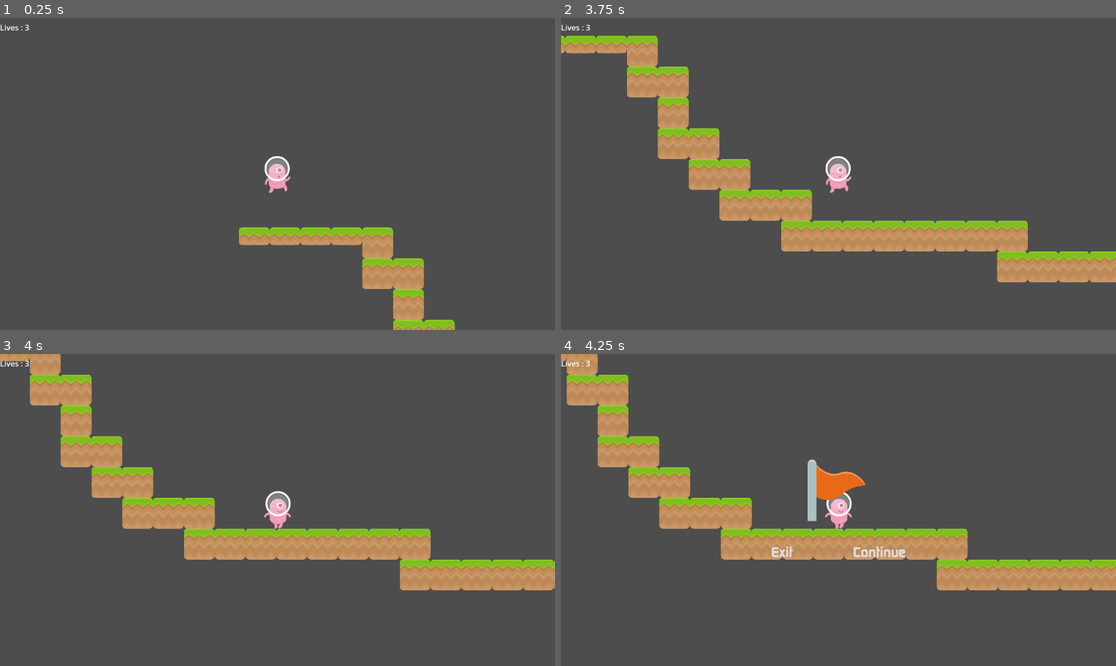
Above: before the commit, frames 1-4 (two rows, left to right).
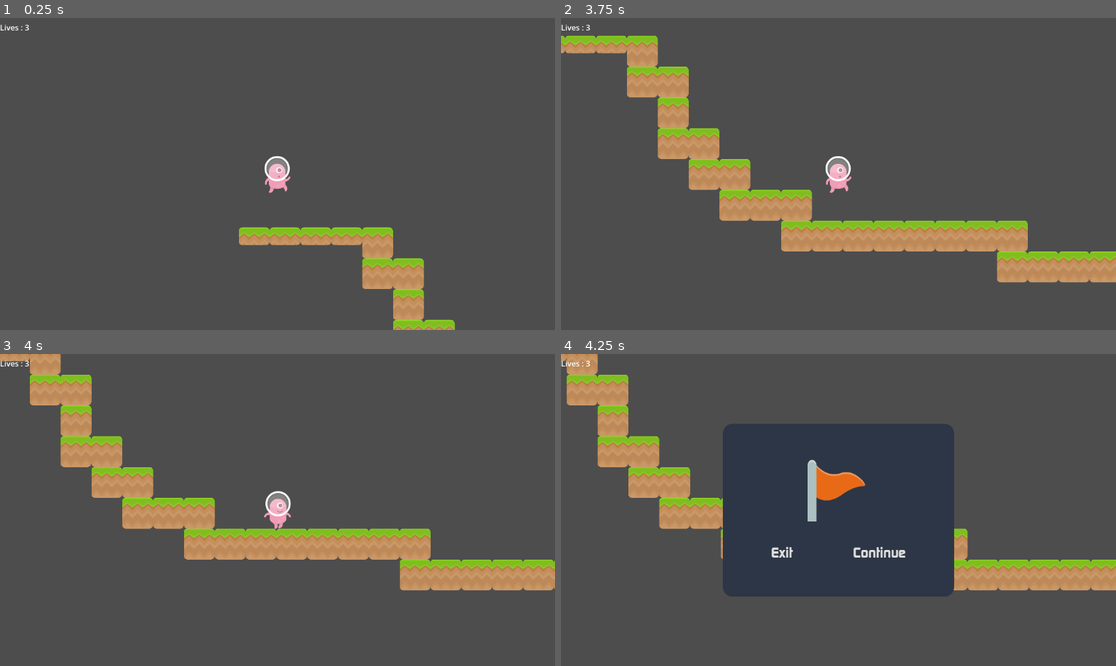
Above: after the commit, the same moments.

Repository: naylafn/tutorial6-gamedev
Game: Godot game, scene res://scenes/Level 1.tscn
Two runs of this game, one before a commit and one after it. Both use one fixed random seed, a clock stepped at 60 frames per second and the inputs below. This scene is started directly instead of the project's main scene.
Inputs:
- Up to frame 1 (0.25 s): no input
- Up to frame 2 (3.75 s): hold Right (right) 0.53-2.03 s; tap Space (jump) at 0.77, 1.52, 3.02 s; hold Left (left) 2.03-2.78 s; tap Enter at 2.75 s; hold Right (right) from 2.78 s (still down)
- Up to frame 3 (4 s): keep holding Right (right); tap Space (jump) at 3.77 s
- Up to frame 4 (4.25 s): keep holding Right (right); tap Escape (pause) at 4.15 s

Frames 1-3 are identical in both runs. In frame 4, 22% of the frame differs, in the area x 29-71%, y 22-78%.

Commit message:
Latihan Mandiri: use PanelContainer for pause menu

Diff:
--- a/scenes/Pause.tscn
+++ b/scenes/Pause.tscn
@@ -4,28 +4,54 @@
 [ext_resource type="FontFile" uid="uid://cp20ih21w1lg6" path="res://assets/Fonts/continuum bold.ttf" id="2_hdb6x"]
 [ext_resource type="Script" uid="uid://dlqwihkp7qvn2" path="res://scenes/LinkButton.gd" id="3_uc2tp"]
 
+[sub_resource type="StyleBoxFlat" id="StyleBoxFlat_8v81o"]
+bg_color = Color(0.1764706, 0.21176471, 0.27450982, 1)
+corner_radius_top_left = 20
+corner_radius_top_right = 20
+corner_radius_bottom_right = 20
+corner_radius_bottom_left = 20
+expand_margin_left = 100.0
+expand_margin_top = 75.0
+expand_margin_right = 100.0
+expand_margin_bottom = 75.0
+
 [node name="Pause" type="CanvasLayer" unique_id=457456954]
 process_mode = 3
 
-[node name="VBoxContainer" type="VBoxContainer" parent="." unique_id=765684117]
-offset_right = 1152.0
-offset_bottom = 648.0
+[node name="PanelContainer" type="PanelContainer" parent="." unique_id=1228522456]
+anchors_preset = 8
+anchor_left = 0.5
+anchor_top = 0.5
+anchor_right = 0.5
+anchor_bottom = 0.5
+offset_left = -140.0
+offset_top = -104.5
+offset_right = 140.0
+offset_bottom = 104.5
+grow_horizontal = 2
+grow_vertical = 2
+theme_override_styles/panel = SubResource("StyleBoxFlat_8v81o")
+
+[node name="VBoxContainer" type="VBoxContainer" parent="PanelContainer" unique_id=765684117]
+layout_mode = 2
+size_flags_horizontal = 4
+size_flags_vertical = 4
 theme_override_constants/separation = 50
 alignment = 1
 
-[node name="CenterContainer" type="CenterContainer" parent="VBoxContainer" unique_id=2024887487]
+[node name="CenterContainer" type="CenterContainer" parent="PanelContainer/VBoxContainer" unique_id=2024887487]
 layout_mode = 2
 
-[node name="TextureRect" type="TextureRect" parent="VBoxContainer/CenterContainer" unique_id=121160858]
+[node name="TextureRect" type="TextureRect" parent="PanelContainer/VBoxContainer/CenterContainer" unique_id=121160858]
 layout_mode = 2
 texture = ExtResource("1_8v81o")
 
-[node name="HBoxContainer" type="HBoxContainer" parent="VBoxContainer" unique_id=351674824]
+[node name="HBoxContainer" type="HBoxContainer" parent="PanelContainer/VBoxContainer" unique_id=351674824]
 layout_mode = 2
 theme_override_constants/separation = 125
 alignment = 1
 
-[node name="Exit" type="LinkButton" parent="VBoxContainer/HBoxContainer" unique_id=1744194259]
+[node name="Exit" type="LinkButton" parent="PanelContainer/VBoxContainer/HBoxContainer" unique_id=1744194259]
 layout_mode = 2
 theme_override_fonts/font = ExtResource("2_hdb6x")
 theme_override_font_sizes/font_size = 30
@@ -33,7 +59,7 @@
 underline = 1
 script = ExtResource("3_uc2tp")
 
-[node name="Continue" type="LinkButton" parent="VBoxContainer/HBoxContainer" unique_id=194585390]
+[node name="Continue" type="LinkButton" parent="PanelContainer/VBoxContainer/HBoxContainer" unique_id=194585390]
 layout_mode = 2
 theme_override_fonts/font = ExtResource("2_hdb6x")
 theme_override_font_sizes/font_size = 30
@@ -41,5 +67,5 @@
 underline = 1
 script = ExtResource("3_uc2tp")
 
-[connection signal="pressed" from="VBoxContainer/HBoxContainer/Exit" to="VBoxContainer/HBoxContainer/Exit" method="_on_Exit_pressed"]
-[connection signal="pressed" from="VBoxContainer/HBoxContainer/Continue" to="VBoxContainer/HBoxContainer/Continue" method="_on_Continue_pressed"]
+[connection signal="pressed" from="PanelContainer/VBoxContainer/HBoxContainer/Exit" to="PanelContainer/VBoxContainer/HBoxContainer/Exit" method="_on_Exit_pressed"]
+[connection signal="pressed" from="PanelContainer/VBoxContainer/HBoxContainer/Continue" to="PanelContainer/VBoxContainer/HBoxContainer/Continue" method="_on_Continue_pressed"]
